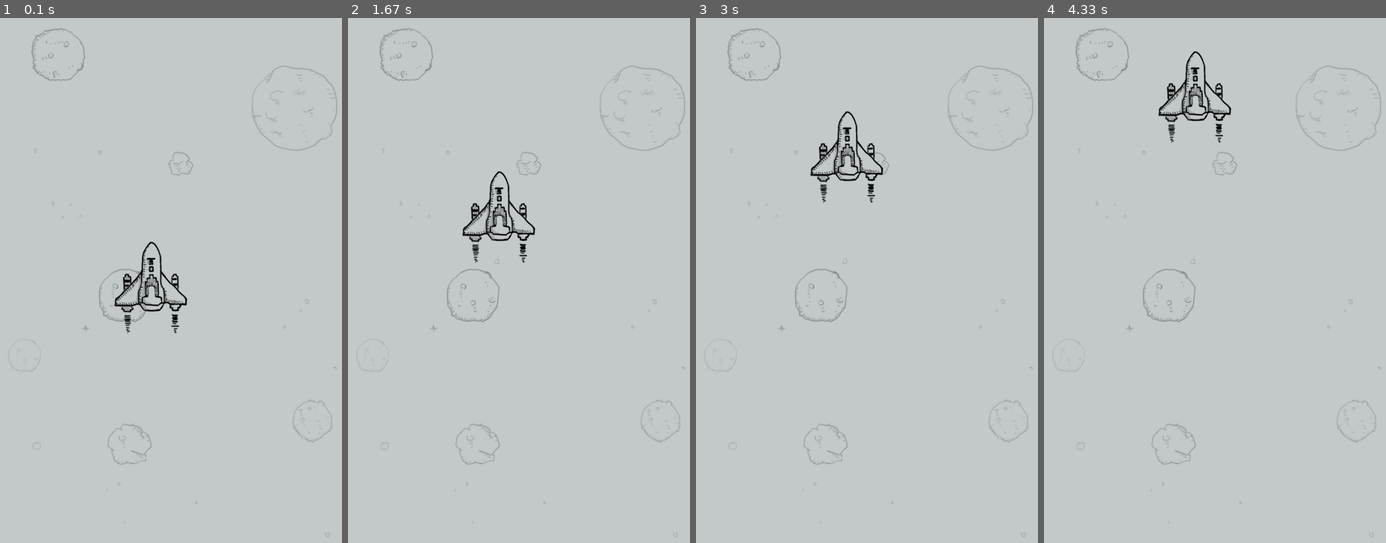
Above: before the commit, frames 1-4 (left to right).
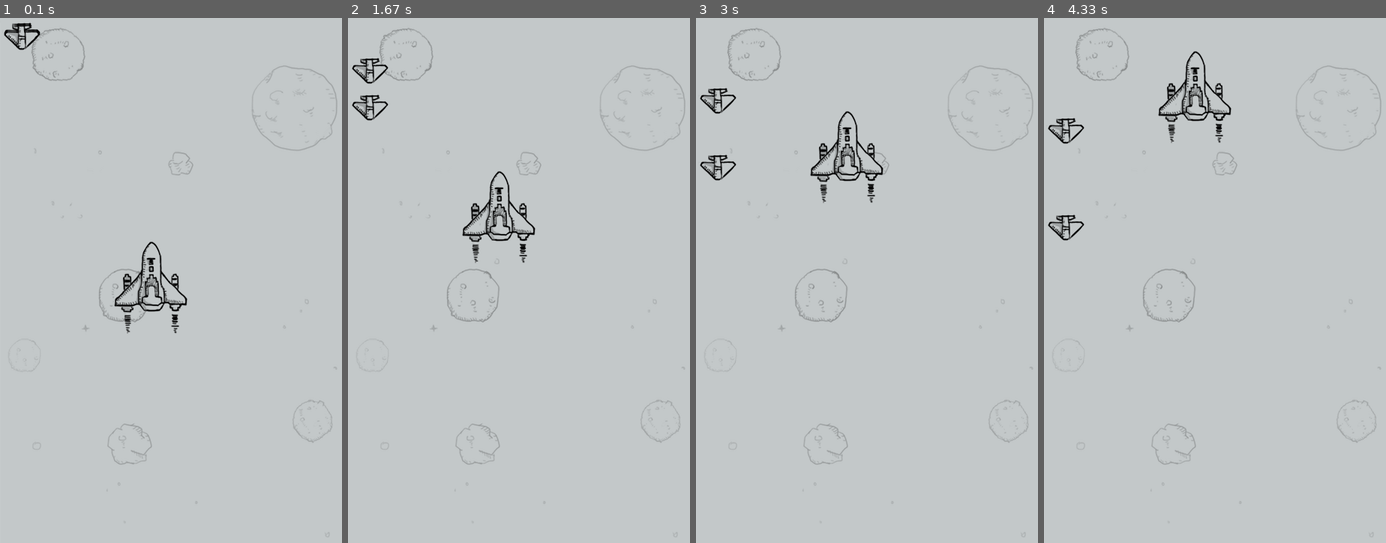
Above: after the commit, the same moments.

Repository: lightjameslyy/python-all-stack
Game: pygame game, started from python-basics/04-aircraft-war/lt_10_event_quit.py
Same seed, same stepped clock (60 frames per second), same inputs: the game is played once before the commit and once after it.
Inputs:
- Up to frame 1 (0.1 s): no input
- Up to frame 2 (1.67 s): no input
- Up to frame 3 (3 s): no input
- Up to frame 4 (4.33 s): no input

The runs differ from the first frame. In frame 1, 0.3% of the frame differs, in the area x 1-12%, y 0-7%; in frame 2, 0.4%, in the area x 1-12%, y 7-20%; in frame 3, 0.4%; in frame 4, 0.4%.

Commit message:
update: plane game

Diff:
--- a/python-basics/04-aircraft-war/lt_10_event_quit.py
+++ b/python-basics/04-aircraft-war/lt_10_event_quit.py
@@ -1,4 +1,5 @@
 import pygame
+from plane_sprites import *
 
 pygame.init()
 
@@ -25,6 +26,14 @@
 # 1. hero初始位置
 hero_rect = pygame.Rect(150, 300, 102, 126)
 
+
+# 创建敌机精灵
+enemy = GameSprite("./images/enemy1.png")
+enemy1 = GameSprite("./images/enemy1.png", 2)
+# 创建敌机精灵组
+enemy_group = pygame.sprite.Group(enemy, enemy1)
+
+
 # 游戏循环，意味着游戏的开始
 while True:
     # 设置游戏循环内部执行频率
@@ -48,6 +57,12 @@
     screen.blit(bg, (0, 0))
     screen.blit(hero, hero_rect)
 
+    # 调用精灵组的两个方法
+    # update
+    enemy_group.update()
+    # draw
+    enemy_group.draw(screen)
+
     # 4. update
     pygame.display.update()
 
--- /dev/null
+++ b/python-basics/04-aircraft-war/plane_main.py
@@ -0,0 +1,117 @@
+import pygame
+from plane_sprites import *
+
+
+class PlaneGame(object):
+    """飞机大战主游戏"""
+
+    def __init__(self):
+        print("game initializing ...")
+
+        # 1. 创建游戏窗口
+        self.screen = pygame.display.set_mode(SCREEN_RECT.size)
+        # 2. 创建游戏时钟
+        self.clock = pygame.time.Clock()
+        # 3. 调用私有方法，精灵和精灵组的创建
+        self.__create_sprites()
+        # 4. 设置定时器事件 - 创建敌机 1S
+        pygame.time.set_timer(CREATE_ENEMY_EVENT, 1000)
+        pygame.time.set_timer(HERO_FIRE_EVENT, 500)
+
+    def __create_sprites(self):
+        # 创建背景精灵和精灵组
+        bg1 = Background()
+        bg2 = Background(True)
+
+        self.back_group = pygame.sprite.Group(bg1, bg2)
+
+        # 创建敌机精灵组
+        self.enemy_group = pygame.sprite.Group()
+
+        # 创建英雄和英雄组
+        self.hero = Hero()
+        self.hero_group = pygame.sprite.Group(self.hero)
+
+    def start_game(self):
+        print("game starts ...")
+
+        while True:
+            # 1. 设置刷新帧率
+            self.clock.tick(FRAME_PER_SEC)
+            # 2. 事件监听
+            self.__event_handler()
+            # 3. 碰撞检测
+            self.__check_collide()
+            # 4. 更新/绘制精灵组
+            self.__update_sprites()
+            # 5. 更新显示
+            pygame.display.update()
+            pass
+
+    def __event_handler(self):
+        for event in pygame.event.get():
+            # 判断退出
+            if event.type == pygame.QUIT:
+                PlaneGame.__game_over()
+            elif event.type == CREATE_ENEMY_EVENT:
+                print("敌机出场...")
+                # 创建敌机精灵
+                enemy = Enemy()
+                # 添加到敌机精灵组
+                self.enemy_group.add(enemy)
+            # elif event.type == pygame.KEYDOWN and event.key == pygame.K_RIGHT:
+            #     print("move to right")
+            elif event.type == HERO_FIRE_EVENT:
+                self.hero.fire()
+
+        # 使用键盘提供的方法获取按键：按键元组
+        keys_pressed = pygame.key.get_pressed()
+        # 判断对应按键的索引值
+        if keys_pressed[pygame.K_RIGHT]:
+            # print("move to right...")
+            self.hero.speed = 2
+        elif keys_pressed[pygame.K_LEFT]:
+            self.hero.speed = -2
+        else:
+            self.hero.speed = 0
+
+
+    def __check_collide(self):
+        # 1. 子弹摧毁敌机
+        pygame.sprite.groupcollide(self.hero.bullets, self.enemy_group, True, True)
+        # 2. 敌机撞毁英雄
+        enemies = pygame.sprite.spritecollide(self.hero, self.enemy_group, True)
+
+        if len(enemies) > 0:
+            # 让英雄牺牲
+            self.hero.kill()
+            # 结束游戏
+            PlaneGame.__game_over()
+
+    def __update_sprites(self):
+        self.back_group.update()
+        self.back_group.draw(self.screen)
+
+        self.enemy_group.update()
+        self.enemy_group.draw(self.screen)
+
+        self.hero_group.update()
+        self.hero_group.draw(self.screen)
+
+        self.hero.bullets.update()
+        self.hero.bullets.draw(self.screen)
+
+    @staticmethod
+    def __game_over():
+        print("game over")
+
+        pygame.quit()
+        exit()
+
+
+if __name__ == '__main__':
+    # 创建游戏对象
+    game = PlaneGame()
+
+    # 启动游戏
+    game.start_game()
--- /dev/null
+++ b/python-basics/04-aircraft-war/plane_sprites.py
@@ -0,0 +1,133 @@
+import random
+import pygame
+
+# 屏幕大小的常量
+SCREEN_RECT = pygame.Rect(0, 0, 480, 700)
+# 刷新帧率
+FRAME_PER_SEC = 60
+# 背景图像
+BACK_IMG = "./images/background.png"
+# 创建敌机的定时器常量
+CREATE_ENEMY_EVENT = pygame.USEREVENT
+# 英雄发射子弹事件
+HERO_FIRE_EVENT = pygame.USEREVENT + 1
+
+
+class GameSprite(pygame.sprite.Sprite):
+    """
+    飞机大战游戏精灵
+    """
+
+    def __init__(self, image_name, speed=1):
+        # 调用父类的初始化方法
+        super().__init__()
+
+        # 定义对象属性
+        self.image = pygame.image.load(image_name)
+        self.rect = self.image.get_rect()
+        self.speed = speed
+
+    def update(self, *args):
+        self.rect.y += self.speed
+
+
+class Background(GameSprite):
+    """游戏背景精灵"""
+
+    def __init__(self, is_alt=False):
+        # 1. 设置基本属性
+        super().__init__(BACK_IMG)
+
+        # 2. 判断是否是交替图像
+        if is_alt:
+            self.rect.y = -self.rect.height
+
+    def update(self, *args):
+        # 1. 调用父类方法
+        super().update()
+        # 2. 判断是否移出屏幕
+        if self.rect.y >= SCREEN_RECT.height:
+            self.rect.y = -self.rect.height
+
+
+class Enemy(GameSprite):
+    """敌机精灵"""
+
+    def __init__(self):
+        # 1. 调用父类方法
+        super().__init__("./images/enemy1.png")
+        # 2. 初始随机速度
+        self.speed = random.randint(1, 3)
+
+        # 3. 初始随机位置
+        self.rect.bottom = 0
+
+        max_x = SCREEN_RECT.width - self.rect.width
+        self.rect.x = random.randint(0, max_x)
+
+    def update(self, *args):
+        # 1. 调用父类方法，直线飞行
+        super().update()
+        # 2. 判断是否飞出屏幕，如果飞出，从精灵组删除
+        if self.rect.y >= SCREEN_RECT.height:
+            # print("飞出屏幕，从精灵组删除...")
+            # 将精灵从所有精灵组中移出，精灵自动销毁
+            self.kill()
+
+    def __del__(self):
+        # print("敌机挂了 %s" % self.rect)
+        pass
+
+
+class Hero(GameSprite):
+    """英雄精灵"""
+
+    def __init__(self):
+        # 1. 调用父类方法，设置image和speed
+        super().__init__("./images/me1.png", 0)
+        # 2. 初始位置
+        self.rect.centerx = SCREEN_RECT.centerx
+        self.rect.bottom = SCREEN_RECT.bottom - 120
+        # 3. 创建子弹精灵组
+        self.bullets = pygame.sprite.Group()
+
+    def update(self, *args):
+        # 英雄在水平方向移动
+        self.rect.x += self.speed
+
+        if self.rect.x < 0:
+            self.rect.x = 0
+        elif self.rect.right > SCREEN_RECT.right:
+            self.rect.right = SCREEN_RECT.right
+
+    def fire(self):
+        print("fire ...")
+        for i in (0, 1, 2):
+            # 1. 创建子弹精灵
+            bullet = Bullet()
+
+            # 2. 设置子弹位置
+            bullet.rect.bottom = self.rect.y - i * 20
+            bullet.rect.centerx = self.rect.centerx
+
+            # 3. 将子弹添加到精灵组
+            self.bullets.add(bullet)
+
+
+class Bullet(GameSprite):
+    """子弹精灵"""
+
+    def __init__(self):
+        # 调用父类方法，设置子弹图片、初始速度
+        super().__init__("./images/bullet1.png", -2)
+
+    def update(self, *args):
+        # 调用父类方法，让子弹向上飞行
+        super().update()
+
+        # 判断子弹是否飞出屏幕
+        if self.rect.bottom < 0:
+            self.kill()
+
+    def __del__(self):
+        print("子弹销毁...")
